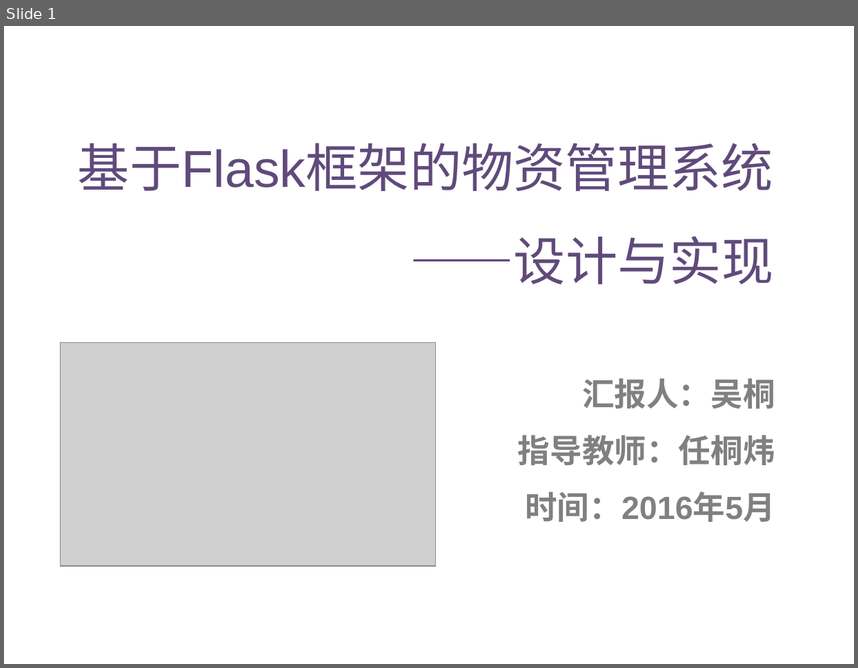
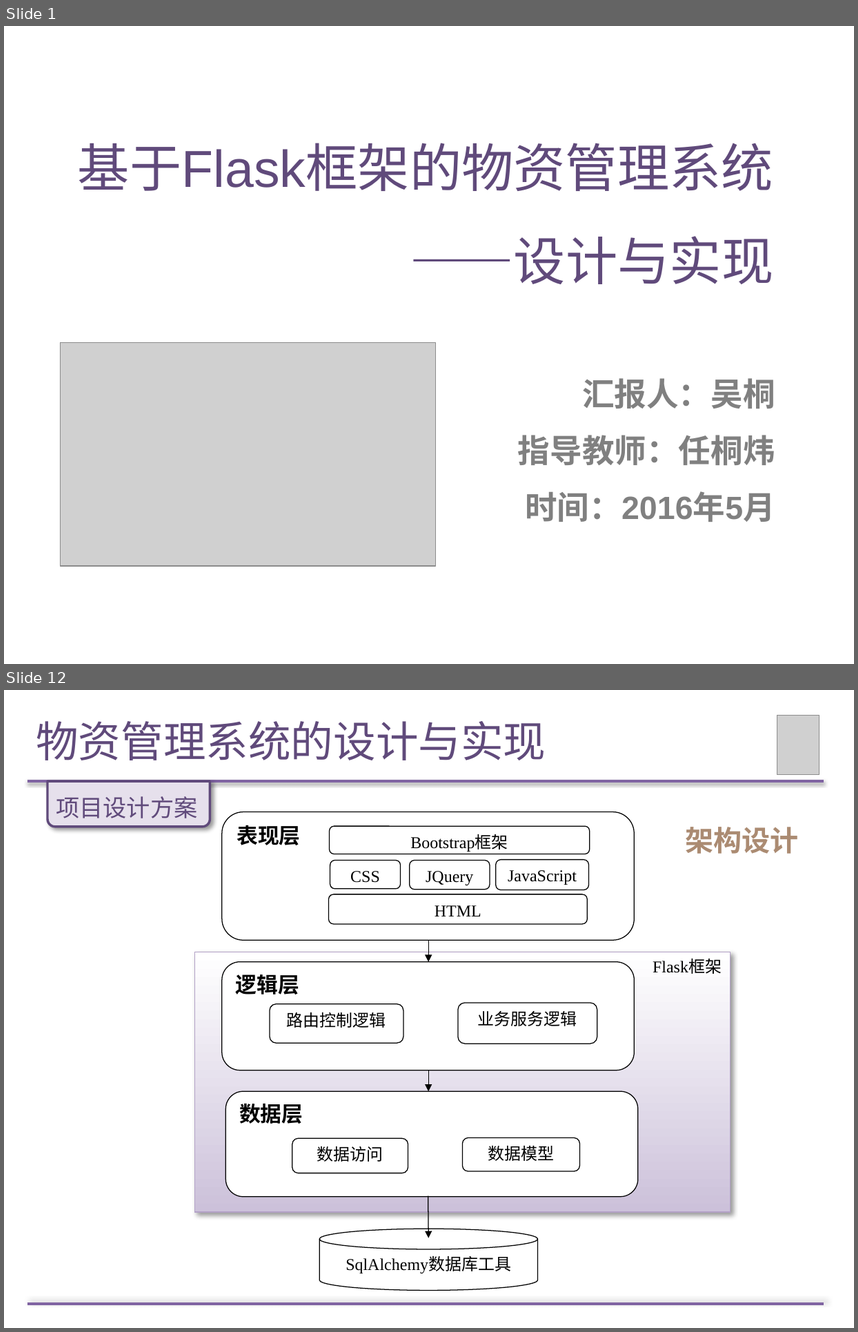
Before and after one commit to Wendy-Wu/LM-paper, a slide deck: 论文答辩PPT.pptx. Shown one above the other, each under a label of ours: slide 1 before the commit, slides 1 and 12 after it; the slides between them are not shown. The pictures are 858x668 and 858x1332 pixels, drawn with LibreOffice and Linux fonts; fonts in the diff are those of the drawing; grey boxes stand for pictures. Boxes give left, top, right and bottom in pixels: in the first picture for what was removed or moved away, otherwise in the second. Text is boxed around its words. In the diff, an @@ line names an element or a change of style, - is before the commit and + after.

```diff
--- a/论文答辩PPT.pptx
+++ b/论文答辩PPT.pptx
@@ slide 12 added at box(4, 690, 854, 1328), background #FFFFFF @@
@@ title added at box(36, 721, 546, 760), 36 pt, text #604A7B @@
+物资管理系统的设计与实现
@@ picture added at box(777, 716, 819, 775) @@
@@ line added from (27, 781) to (824, 781), #8064A2 2 pt @@
@@ round same rect added at box(47, 781, 210, 826), fill #E6E0EC, outline #604A7B 2 pt @@
@@ text added at box(56, 796, 198, 818), 20 pt, text #604A7B @@
+项目设计方案
@@ text added at box(685, 827, 798, 854), 24 pt, text #AB8B72, bold @@
+架构设计
@@ group added at box(194, 811, 730, 1290): 12 rounded rectangles, 3 arrows, 1 rectangle, 1 cylinder @@
+Flask框架
+表现层
+逻辑层
+数据层
+Bootstrap框架
+CSS
+JQuery
+JavaScript
+HTML
+路由控制逻辑
+业务服务逻辑
+数据访问
+数据模型
+SqlAlchemy数据库工具
@@ line added from (27, 1303) to (824, 1303), #8064A2 2 pt @@
```
Also in this commit, not shown: 1 slide changed, 15 other slides added.
